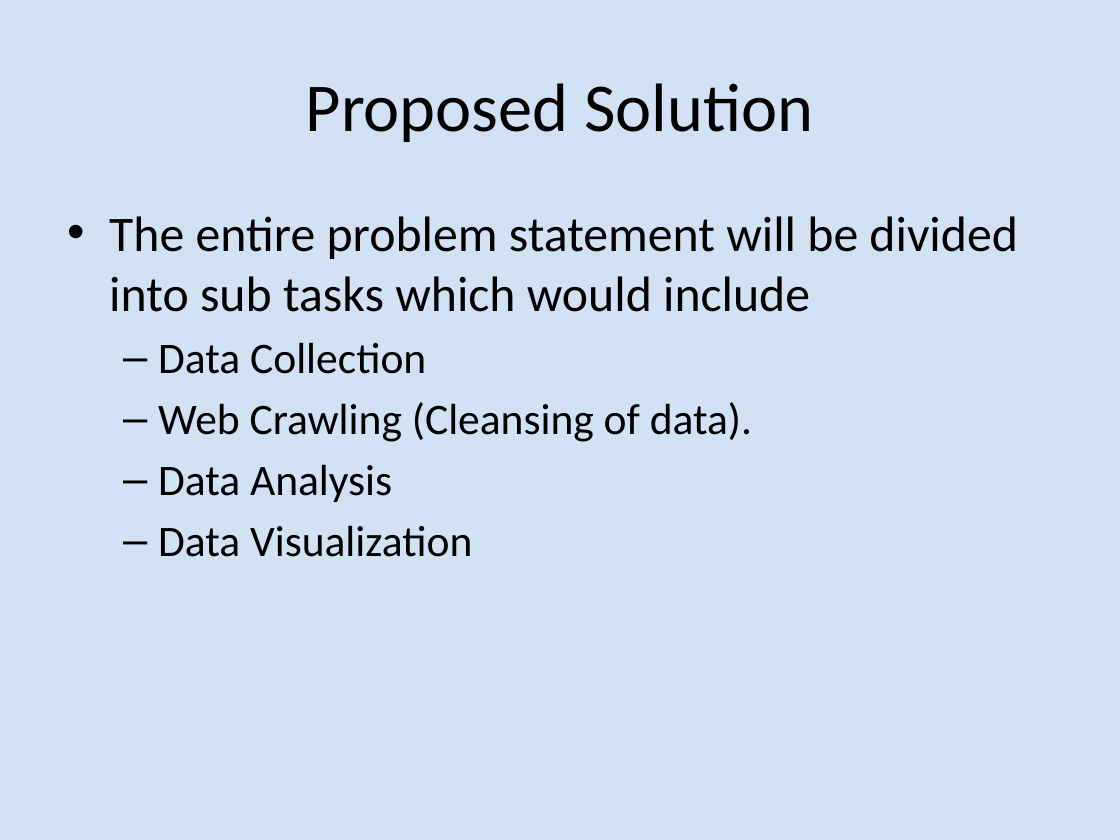
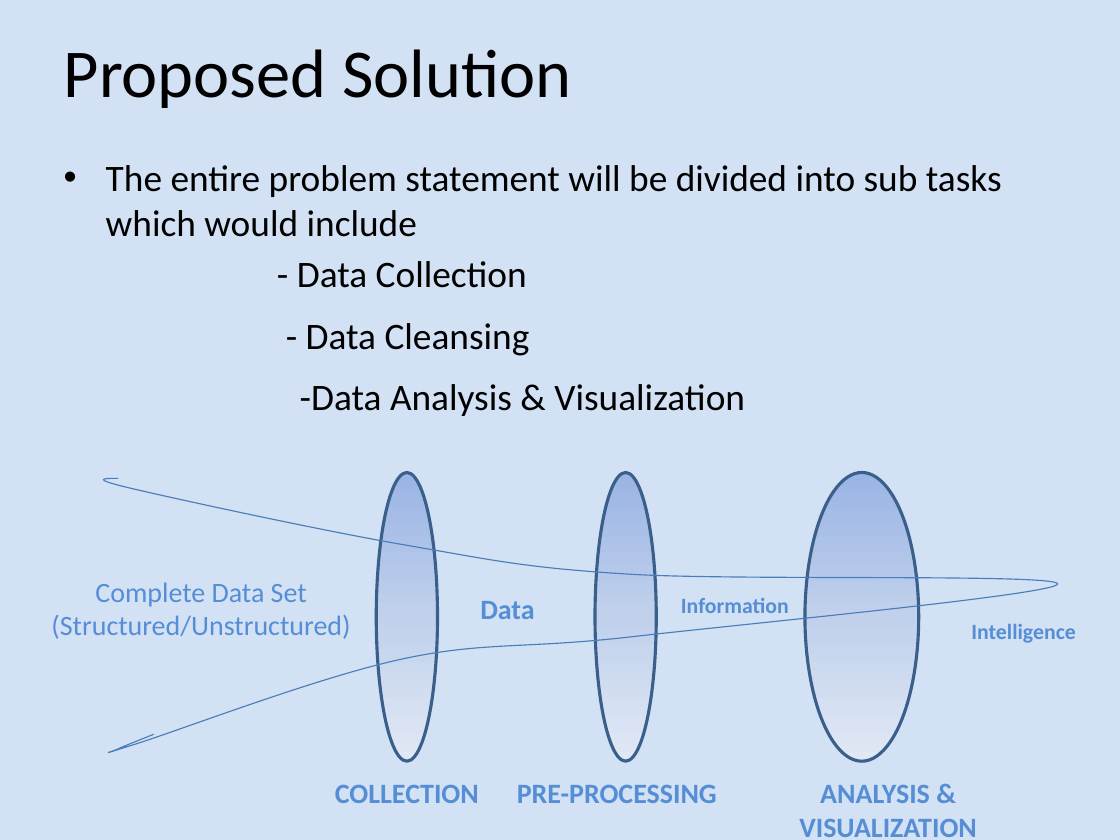
Before and after one commit to nicky1211/Sem1Project, a slide deck: slide 3 of HTML Attribute Analysis of the Top 200 Most.pptx. Drawn at 1120x840 pixels with LibreOffice and Linux fonts; fonts in the diff are those of the drawing. Boxes give left, top, right and bottom in pixels: in the first picture for what was removed or moved away, otherwise in the second. Text is boxed around its words. In the diff, an @@ line names an element or a change of style, - is before the commit and + after.

```diff
--- a/HTML Attribute Analysis of the Top 200 Most.pptx
+++ b/HTML Attribute Analysis of the Top 200 Most.pptx
@@ title "Proposed Solution" moved from (x1=306, y1=83, x2=813, y2=142) to (x1=64, y1=49, x2=571, y2=108) @@
@@ title "Proposed Solution" at (x1=64, y1=49, x2=571, y2=108): alignment centre to left @@
@@ text "The entire problem statement will ..." moved from (x1=109, y1=216, x2=1017, y2=557) to (x1=106, y1=165, x2=1002, y2=237) @@
@@ text "The entire problem statement will ..." at (x1=106, y1=165, x2=1002, y2=237): size 32 to 24 pt; less space between paragraphs @@
@@ text added at (x1=297, y1=261, x2=527, y2=288), 24 pt, text #000000 @@
+  - Data Collection
@@ text added at (x1=306, y1=323, x2=530, y2=356), 24 pt, text #000000 @@
+  - Data Cleansing
@@ text at (x1=158, y1=342, x2=752, y2=557): paragraphs removed @@
-  – Data Collection
-  – Web Crawling (Cleansing of data).
-  – Data Analysis
-  – Data Visualization
@@ text added at (x1=300, y1=384, x2=745, y2=416), 24 pt, text #000000 @@
+  -Data Analysis & Visualization
@@ freeform shape added at (x1=87, y1=478, x2=1057, y2=758), outline #4B7EBC 0.75 pt @@
@@ ellipse added at (x1=376, y1=473, x2=438, y2=762), fill gradient #9AB5E4 to #C2D1ED to #E1E8F5, outline #3A5F8C 2 pt @@
@@ ellipse added at (x1=595, y1=473, x2=656, y2=762), fill gradient #9AB5E4 to #C2D1ED to #E1E8F5, outline #3A5F8C 2 pt @@
@@ ellipse added at (x1=805, y1=473, x2=920, y2=762), fill gradient #9AB5E4 to #C2D1ED to #E1E8F5, outline #3A5F8C 2 pt @@
@@ text added at (x1=51, y1=582, x2=350, y2=639), 18 pt, text #558ED5 @@
+Complete Data Set (Structured/Unstructured)
@@ text added at (x1=681, y1=598, x2=789, y2=620), 14 pt, text #558ED5, bold @@
+Information
@@ text added at (x1=480, y1=601, x2=534, y2=619), 18 pt, text #558ED5, bold @@
+Data
@@ text added at (x1=971, y1=624, x2=1076, y2=643), 14 pt, text #558ED5, bold @@
+Intelligence
@@ text added at (x1=335, y1=784, x2=479, y2=803), 18 pt, text #558ED5, bold @@
+COLLECTION
@@ text added at (x1=517, y1=784, x2=717, y2=803), 18 pt, text #558ED5, bold @@
+PRE-PROCESSING
@@ text added at (x1=799, y1=784, x2=977, y2=837), 18 pt, text #558ED5, bold @@
+ANALYSIS & VISUALIZATION
```
Also in this commit, not shown: 3 other slides changed, 3 slides added, 1 slide removed.
